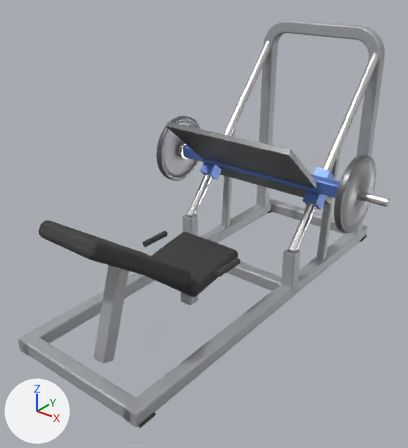
What one commit did to the glTF model catalogs/ludus/models/LD-A034/model.glb.
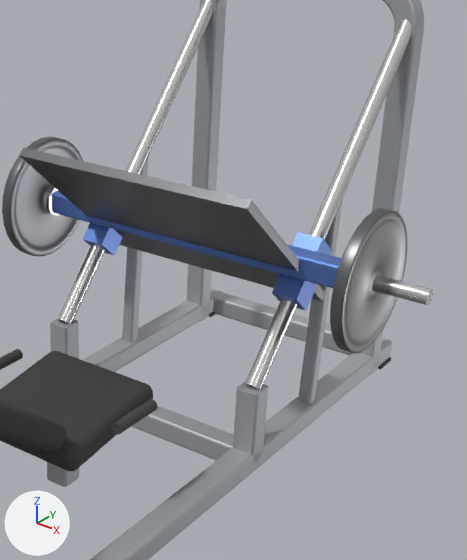
The first picture shows the older version from a camera (50 mm lens) standing at (1.83, -2.47, 1.91) and looking at (-0.01, -0.17, 0.48). The close-ups show the older and then the newer version on the part from 38% to 100% of the width and 9% to 77% of the height of that picture. Only the edits that show in the close-ups are written down. Lighting does not change. The marker at lower left points along +X, +Y and +Z. Where no turn or scale is listed for an object, it has been applied to the vertices.

The first close-up shows 'Mesh_0', 'Mesh_0.001', 'Mesh_0.004', 'Mesh_7', 'Mesh_7.001', 'backrest_pad', 'carriage_beam', 'carriage_slider', 'carriage_slider.001', 'foot_plate', 'rail', 'rail.001', 'rear_arch_tube', 'seat_pad' and 11 more.
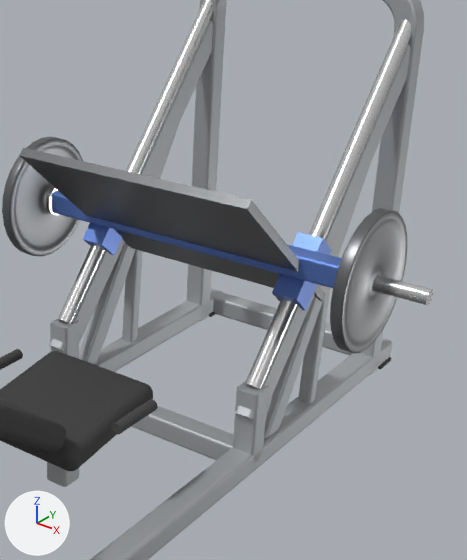
What the commit changed:
me_mesh_8 has 8 vertices, 12 faces and spans x -0.5..0.5, y -0.5..0.5, z -0.5..0.5.
me_mesh_8 no longer uses material mat_plate (grey #727376).
me_mesh_8 gains material mat_accent (blue #6283ce).
Mesh me_mesh_10_1 is new.
It is a box spanning x -0.5..0.5, y -0.5..0.5, z -0.5..0.5.
It uses material mat_plate (grey #727376).
Mesh me_mesh_4_1 is new.
It has 56 vertices, 108 faces and spans x -0.025..0.025, y -0.04..0.04, z -0.5..0.5.
It uses material mat_frame (grey #b4b7ba).
Mesh me_mesh_3_1 is new.
It has 56 vertices, 108 faces and spans x -0.03..0.03, y -0.05..0.05, z -0.5..0.5.
It uses material mat_frame (grey #b4b7ba).
Object 'carriage_slider' (ob_carriage_slider) now shows me_mesh_8 instead of me_mesh_6.
Object 'carriage_slider.001' (ob_carriage_slider_001) now shows me_mesh_8 instead of me_mesh_6.
Object 'foot_plate' (ob_foot_plate) now shows me_mesh_10_1 instead of me_mesh_8.
Object 'Mesh_9' (ob_mesh_9) is rescaled from (1.0, 1.0, 0.11) to (1.0, 1.0, 1.0).
Object 'Mesh_9' (ob_mesh_9) moves from (0.0, -0.102, 0.0883) to (-0.654, -0.0605, 0.0524).
Object 'Mesh_9' (ob_mesh_9) turns from (-49, 0, 180) to (0, -90, 0) degrees about x, y and z.
Object 'Mesh_4.001' (ob_mesh_4_001) is new; it shows me_mesh_4_1.
Its parent is ob_frame.
Its location is (0.394, 0.534, 0.489).
Its rotation in degrees is (31, -180, 0).
Its scale is (1.0, 1.0, 1.05).
Object 'rail_beam.001' (ob_rail_beam_001) is new; it shows me_mesh_3_1.
Its parent is ob_frame.
Its location is (0.394, 0.59, 0.71).
Its rotation in degrees is (-41, 0, 0).
Its scale is (1.0, 1.0, 1.38).
Object 'Mesh_4' (ob_mesh_4) is new; it shows me_mesh_4_1.
Its parent is ob_frame.
Its location is (-0.394, 0.534, 0.489).
Its rotation in degrees is (31, -180, 0).
Its scale is (1.0, 1.0, 1.05).
Object 'rail_beam' (ob_rail_beam) is new; it shows me_mesh_3_1.
Its parent is ob_frame.
Its location is (-0.394, 0.59, 0.71).
Its rotation in degrees is (-41, 0, 0).
Its scale is (1.0, 1.0, 1.38).

Pixel boxes [x1, y1, x2, y2] of what changed, in the close-ups (467 x 560 px):
'Mesh_9', moved, turned, rescaled (not visible before): after [2, 137, 83, 256]
'rail_beam.001', added: after [235, 45, 411, 420]
'rail_beam', added: after [49, 21, 213, 351]
'Mesh_4.001', added (mostly hidden): after [264, 168, 369, 438]
'Mesh_4', added (mostly hidden): after [79, 122, 180, 364]
'Mesh_7', unchanged, covered by the edit: before [2, 137, 83, 256]
